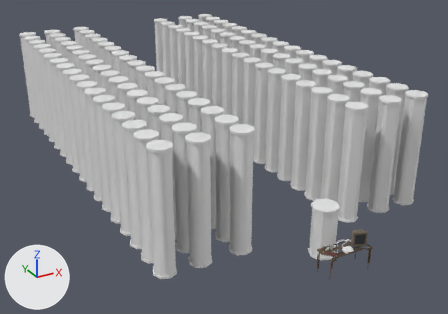
An edit to the FBX model Assets/3D models/PrVrij1_Desk.fbx, drawn before and after from the same camera.
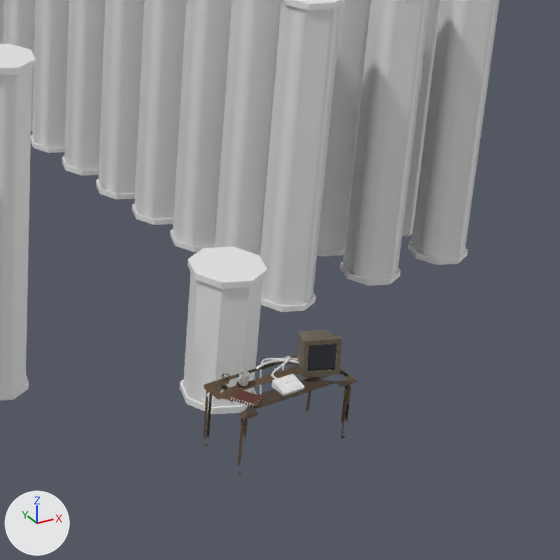
Old and new are each drawn whole from a 50 mm lens placed at (-45.3, -50.9, 41.7), pointed at (1.1, 33.4, -0.4) and again close up on the part from 54% to 100% of the width and 34% to 100% of the height. The lights are fixed; the arrows at lower left show +X, +Y and +Z. Where no turn or scale is listed for an object, it has been applied to the vertices. Vertices at the same position are counted once.
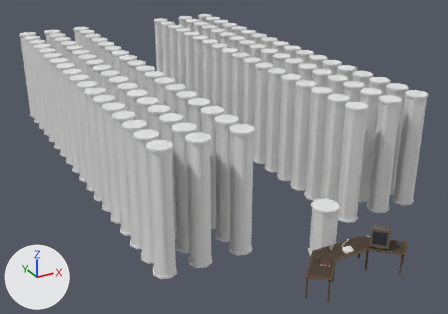
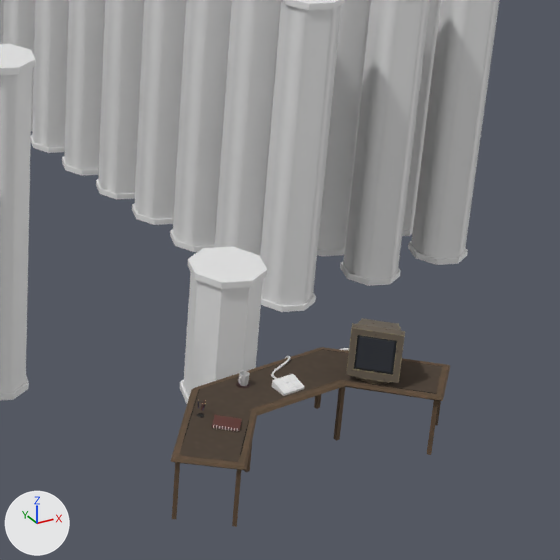
Where the newer file only moved an object's origin or applied its transform, the numbers keep the older frame.

The change, as a diff of the scene's bpy script:
```diff
--- a/Assets/3D models/PrVrij1_Desk.fbx.py
+++ b/Assets/3D models/PrVrij1_Desk.fbx.py
@@ mat_desk_baked @@
 mat_desk_baked = principled_material('Desk_Baked')
-mat_desk_baked.texture = img_desk_diffuse_png  # with its transparency
+mat_desk_baked.texture = img_desk_diffuse_png
 mat_desk_baked.roughness = 1.0
@@ me_nurbspath_001 @@
 me_nurbspath_001.from_pydata(...)  # 216 vertices, 222 faces; spans x -0.09..2.44, y -0.01..2.12, z -2.11..0.06
 # used by ob_nurbspath; location = (-0.19, 0.01, 0.28)
+# me_nurbspath_001 part 9: the loose piece of 72 vertices spanning x 0.61..2.44, y 0.42..2.12, z -2.1..0.04 is turned -47.3 degrees about the z axis through its middle, then moved by (3.64, -1.47, 0.0)
+# me_nurbspath_001 part 10: the loose piece of 72 vertices spanning x -0.09..2.07, y 0.62..2.03, z -2.11..0.06 is turned -47.3 degrees about the z axis through its middle, then moved by (3.85, -1.09, 0.0)
 me_nurbspath_001.materials.append(mat_touchpad)
@@ me_monitor @@
 me_monitor.from_pydata(...)  # 80 vertices, 70 faces; spans x -1.15..0.87, y -1.14..0.96, z 0.0..2.09
 # used by ob_monitor; location = (2.01, 0.17, 0.1)
+# me_monitor part 11: the whole mesh is turned -26.1 degrees about the z axis through its middle and scaled by 1.3, then moved by (2.24, -1.41, 0.31)
 me_monitor.materials.append(mat_monitor_baked)
@@ me_desk @@
 # used by ob_desk; location = (0.0, 0.0, 0.0)
-me_desk.from_pydata(...)  # 60 vertices, 49 faces; spans x -3.3..3.3, y -1.42..1.78, z -3.1..0.1
+me_desk.from_pydata(...)  # 134 vertices, 114 faces; spans x -8.01..8.01, y -4.51..1.78, z -3.1..0.1
+# me_desk part 1: the loose piece of 8 vertices spanning x 2.9..3.1, y -1.22..-1.02, z -3.1..-0.1 is turned -50 degrees about the z axis through its middle, then moved by (4.59, -1.3, 0.0)
+# me_desk part 2: the loose piece of 8 vertices spanning x 2.9..3.1, y 1.38..1.58, z -3.1..-0.1 is turned -50 degrees about the z axis through its middle, then moved by (2.6, -5.57, 0.0)
+# me_desk part 3: the loose piece of 8 vertices spanning x -3.1..-2.9, y 1.38..1.58, z -3.1..-0.1 is moved by (6.6, -0.07, 0.0)
+# me_desk part 4: the loose piece of 8 vertices spanning x -3.1..-2.9, y -1.22..-1.02, z -3.1..-0.1 is moved by (5.63, 0.0, 0.0)
+# me_desk part 5: a new loose piece, a box spanning x -2.73..-2.53, y -1.22..-1.02, z -3.1..-0.1, in mat_desk_baked (picture img_desk_diffuse_png)
+# me_desk part 6: a new loose piece of 70 vertices spanning x -8.01..8.01, y -4.51..1.78, z -0.1..0.1, in mat_desk_baked (picture img_desk_diffuse_png)
+# me_desk part 7: 28 vertices removed from x -3.3..3.3, y -1.42..1.78, z -0.1..0.1
+# me_desk part 8: 16 vertices added at x -7.73..-5.45, y -4.23..-2.27, z -3.1..-0.1
 me_desk.materials.append(mat_desk_baked)
@@ ob_circle @@
 ob_circle = bpy.data.objects.new('Circle', me_circle)
-ob_circle.location = (-2.52, 1.0, 0.1)
+ob_circle.location = (-4.86, -0.33, 0.1)
@@ ob_plane @@
 ob_plane = bpy.data.objects.new('Plane', me_plane)
-ob_plane.location = (-2.26, -0.25, 0.11)
-ob_plane.rotation_euler = (0.0, 0.0186, 0.525)  # degrees (0, 1.1, 30)
+ob_plane.location = (-4.27, -1.46, 0.11)
+ob_plane.rotation_euler = (0.0, 0.0186, 0.801)  # degrees (0, 1.1, 46)
```

What differs and where, as boxes (x1, y1, x2, y2) in the close-ups (560 x 560 px; the box of a moved part takes in the faces that stretch with it):
'Desk', surface changed, reshaped (79% wider, 51% taller)
    before: (203, 355, 358, 474)
    after: (171, 347, 450, 527)
'Monitor', mesh turned
    before: (297, 330, 342, 380)
    after: (346, 318, 405, 384)
'Plane', moved, turned
    before: (230, 389, 263, 407)
    after: (212, 415, 242, 432)
'NurbsPath', reshaped
    before: (250, 356, 298, 394)
    after: (271, 348, 349, 379)
'Circle', moved
    before: (221, 373, 230, 390)
    after: (197, 400, 206, 418)
part 1 of me_desk, moved or reshaped
    before: (340, 385, 351, 438)
    after: (435, 401, 441, 426)
part 2 of me_desk, moved or reshaped
    before: (304, 378, 311, 412)
    after: (427, 400, 438, 455)
part 3 of me_desk, moved or reshaped
    before: (203, 391, 212, 446)
    after: (314, 394, 321, 409)
part 4 of me_desk, moved or reshaped
    before: (237, 418, 248, 474)
    after: (333, 387, 345, 441)
part 5 of me_desk, added
    after: (244, 444, 252, 472)
part 6 of me_desk, added (brown)
    after: (171, 347, 450, 470)
part 7 of me_desk, deleted (brown)
    before: (204, 355, 358, 420)
part 8 of me_desk, added (brown)
    after: (172, 463, 241, 527)
part 9 of me_nurbspath_001, moved or reshaped (not visible afterwards)
    before: (260, 358, 298, 394)
part 10 of me_nurbspath_001, moved or reshaped
    before: (250, 359, 298, 393)
    after: (339, 348, 349, 351)
